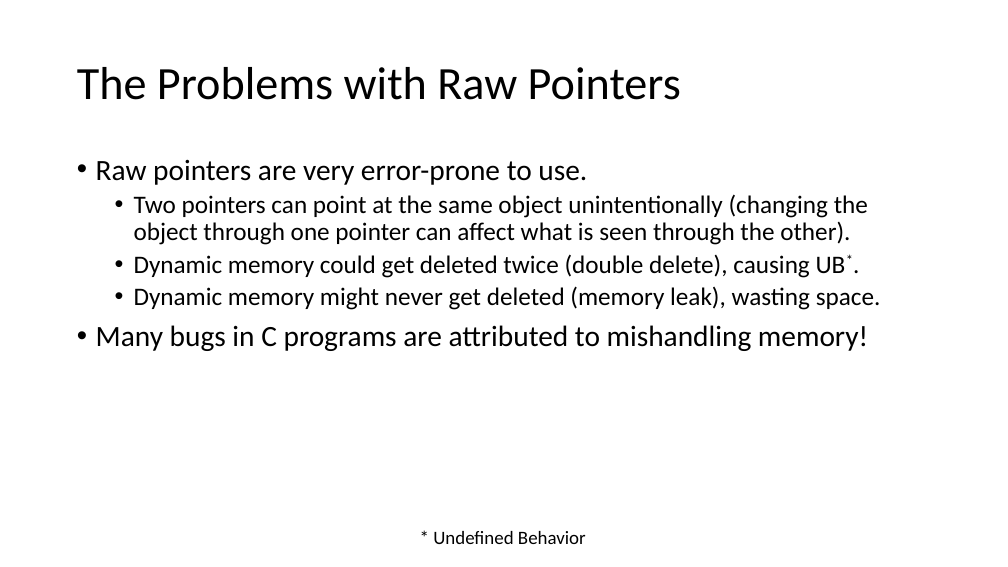
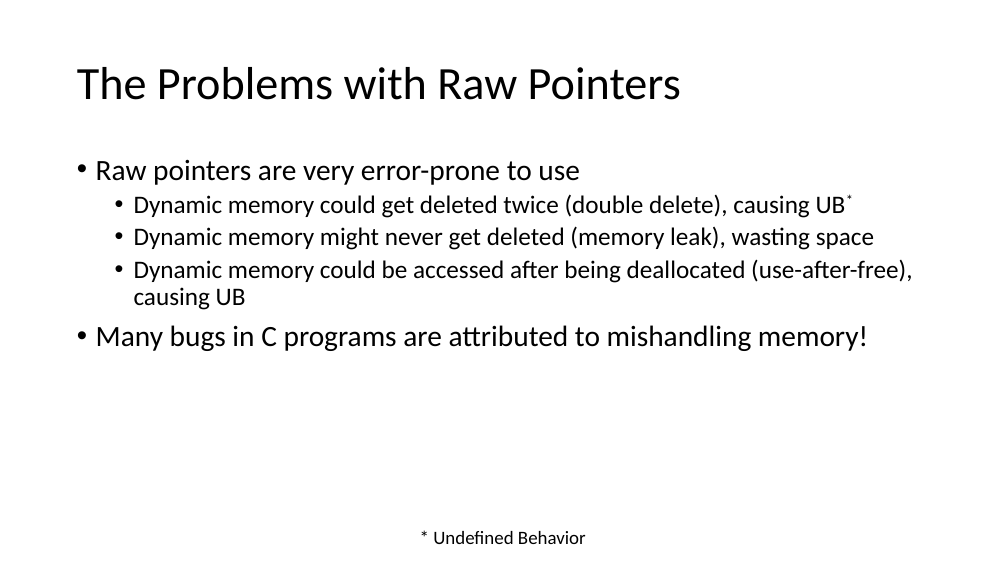
Before and after one commit to pchapin/cpp, a slide deck: slide 3 of Presentations/SmartPointers.pptx. Drawn at 1008x567 pixels with LibreOffice and Linux fonts; fonts in the diff are those of the drawing. Boxes give left, top, right and bottom in pixels: in the first picture for what was removed or moved away, otherwise in the second. Text is boxed around its words. In the diff, an @@ line names an element or a change of style, - is before the commit and + after.

Commit message:
Added some information about weak pointers.

```diff
--- a/Presentations/SmartPointers.pptx
+++ b/Presentations/SmartPointers.pptx
@@ text at (96,159,912,310): text changed @@
-• Raw pointers are very error-prone to use.
-  • Two pointers can point at the same object unintentionally (changing the object through one pointer can affect what is seen through the other).
-  • Dynamic memory could get deleted twice (double delete), causing UB*.
-  • Dynamic memory might never get deleted (memory leak), wasting space.
+• Raw pointers are very error-prone to use
+  • Dynamic memory could get deleted twice (double delete), causing UB*
+  • Dynamic memory might never get deleted (memory leak), wasting space
+  • Dynamic memory could be accessed after being deallocated (use-after-free), causing UB
```
Also in this commit, not shown: 12 other slides changed, 5 slides added, 2 slides removed.
